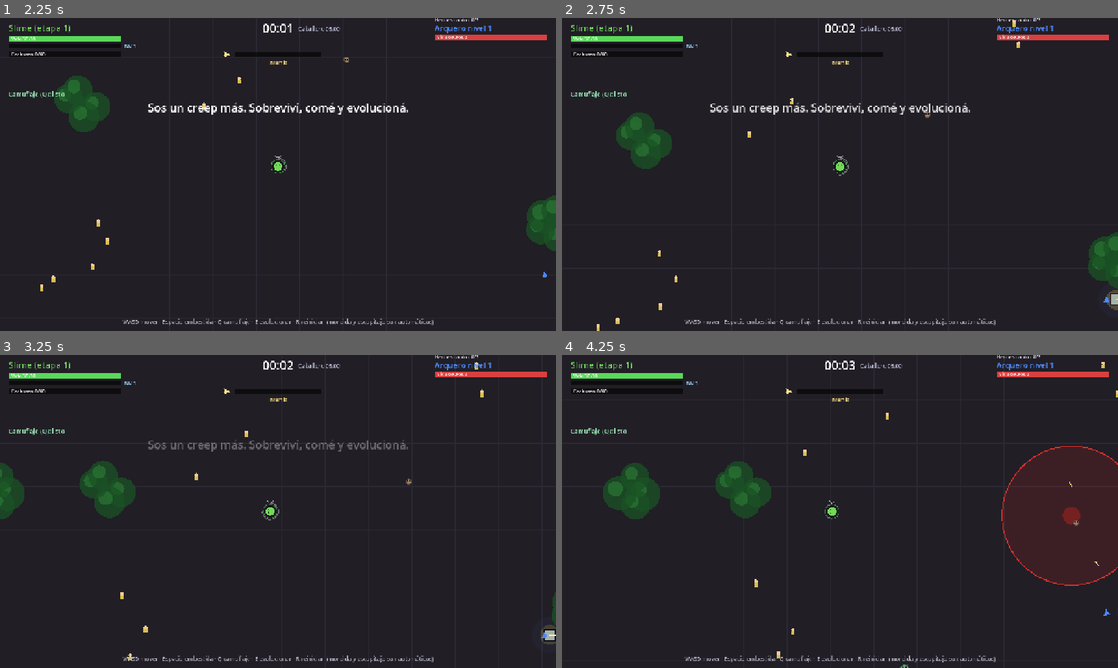
Above: before the commit, frames 1-4 (two rows, left to right).
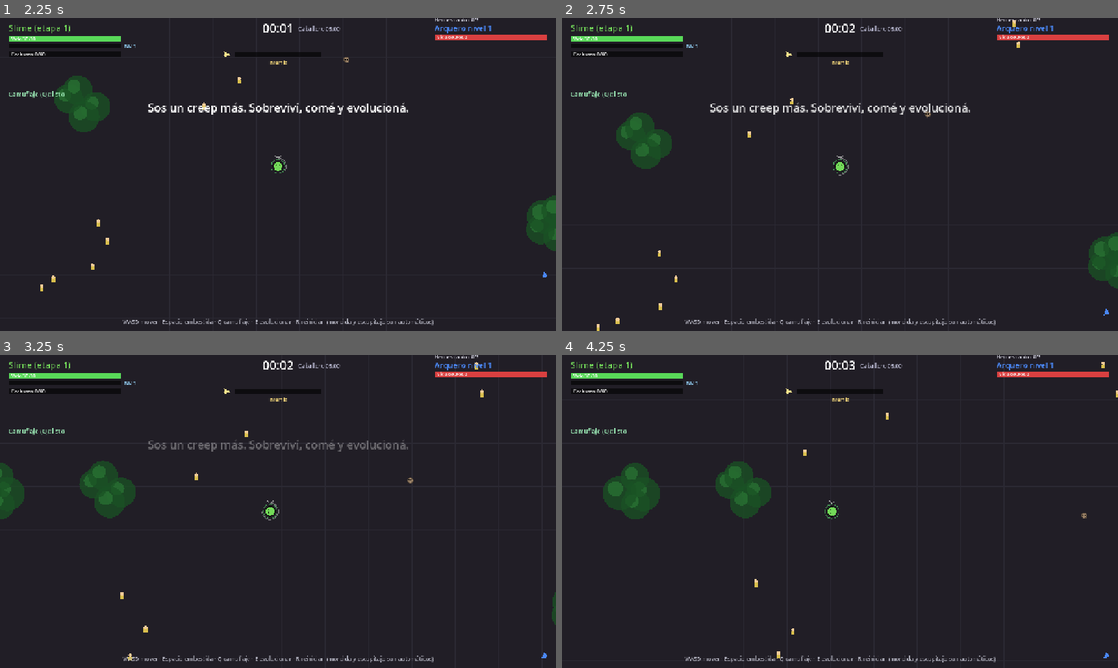
Above: after the commit, the same moments.

Repository: FedeOsorio/survive-the-hero
Game: Godot game, scene res://scenes/menu.tscn
Same seed, same stepped clock (60 frames per second), same inputs: the game is played once before the commit and once after it.
Inputs (mouse positions are in pixels of both pictures, inside the frame that each line leads up to):
- Up to frame 1 (2.25 s): click "Jugar" at 0.5 s; tap Enter (pick_confirm) at 1.25 s; move the mouse to (250, 237) at 1.27 s; hold W (move_up) from 1.28 s (still down); tap Space (dash) at 1.35 s; click (250, 237) at 1.42 s; move the mouse to (444, 221) at 2.02 s; tap 1 (pick_1) at 2.1 s
- Up to frame 2 (2.75 s): keep holding W (move_up)
- Up to frame 3 (3.25 s): move the mouse to (111, 464) at 2.77 s; release W (move_up) at 2.78 s; hold A (move_left) from 2.78 s (still down); tap 2 (pick_2) at 2.85 s
- Up to frame 4 (4.25 s): keep holding A (move_left); move the mouse to (867, 511) at 3.52 s; tap 3 (pick_3) at 3.6 s; click (867, 511) at 3.67 s

Frame 1 is identical in both runs. In frame 2, 0.1% of the frame differs, in the area x 65-100%, y 29-96%; in frame 3, 0.2%; in frame 4, 7.9%, in the area x 60-100%, y 29-100%.

Commit message:
Tanda 07-f: la alarma solo atrae al héroe en furia

Diff:
--- a/scripts/hero_brain.gd
+++ b/scripts/hero_brain.gd
@@ -79,6 +79,7 @@
 	var hunting: bool = hunting_you() and not world.player_hidden(self)
 	target = _pick_hunt_target() if hunting else _pick_target()
 	var low_hp := _fury_run_t > 0.0 # la carrera corta al enfurecerse
+	var alarm: bool = aware and world.alarm_t > 0.0 # sin reconocimiento ignora los gritos
 	var mistake := _rng.randf() < B.HERO_MISTAKE_CHANCE
 
 	# 1. alejarse de la horda (kitear). Con poca vida, mucho más fuerte.
@@ -108,7 +109,7 @@
 		if hunting:
 			seek = B.HUNT_GEM_RADIUS
 			pull = B.HUNT_GEM_PULL
-		elif sight == Sight.SEARCH or (world.alarm_t > 0.0 and not hunting):
+		elif sight == Sight.SEARCH or (alarm and not hunting):
 			seek = B.ALARM_GEM_RADIUS
 			pull = B.ALARM_GEM_PULL
 		if _pile_t <= 0.0 or not is_instance_valid(_pile) or position.distance_to(_pile.position) > seek:
@@ -137,8 +138,9 @@
 		else:
 			steer = Vector2.ZERO # quieto encima para abrirlo
 
-	# 2b. si un civil gritó, va hacia ahí a buscar al creep (a los civiles no los toca)
-	if world.alarm_t > 0.0 and not low_hp and not hunting:
+	# 2b. si un civil gritó, va hacia ahí a buscar al creep (a los civiles no los toca).
+	#     Solo con el reconocimiento encendido; antes sigue farmeando.
+	if alarm and not low_hp and not hunting:
 		var to_alarm: Vector2 = world.alarm_pos - position
 		if to_alarm.length() > 40.0:
 			steer += to_alarm.normalized() * B.ALARM_PULL
--- a/scripts/main.gd
+++ b/scripts/main.gd
@@ -249,7 +249,8 @@
 	civilians_eaten += 1
 	suspect_all(B.SUSPICION_CIVILIAN) # la horda no toca civiles
 	infamy.add(B.INFAMY_PER_CIVILIAN)
-	raise_alarm(c.position)
+	if not player_hidden(): # escondido, nadie vio quién fue
+		raise_alarm(c.position)
 	var corpse = Corpse.new()
 	corpse.world = self
 	corpse.position = c.position
